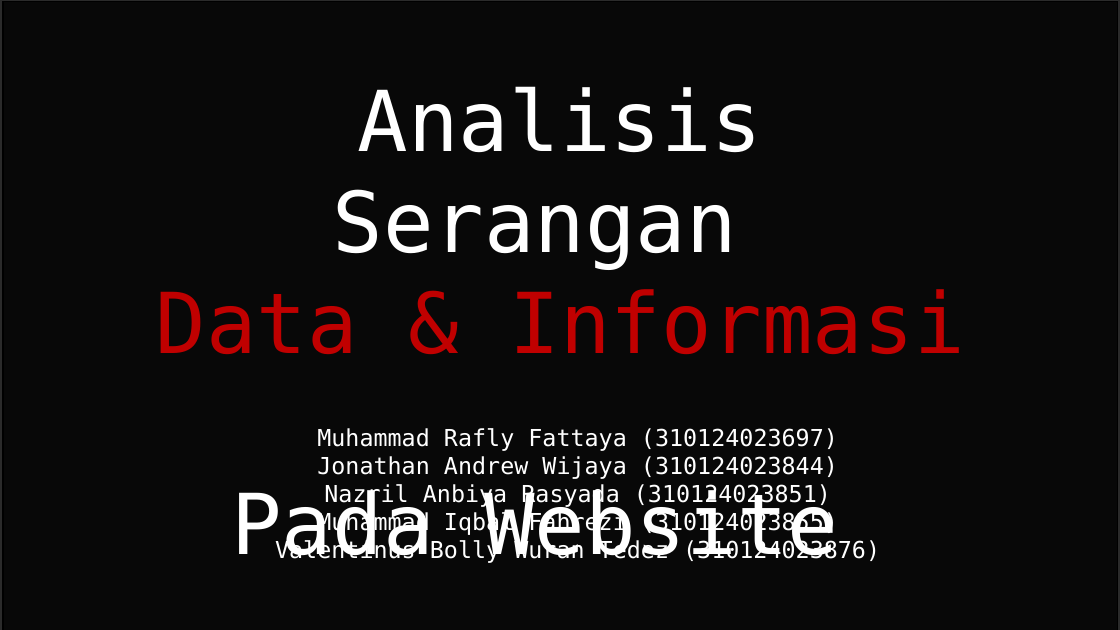
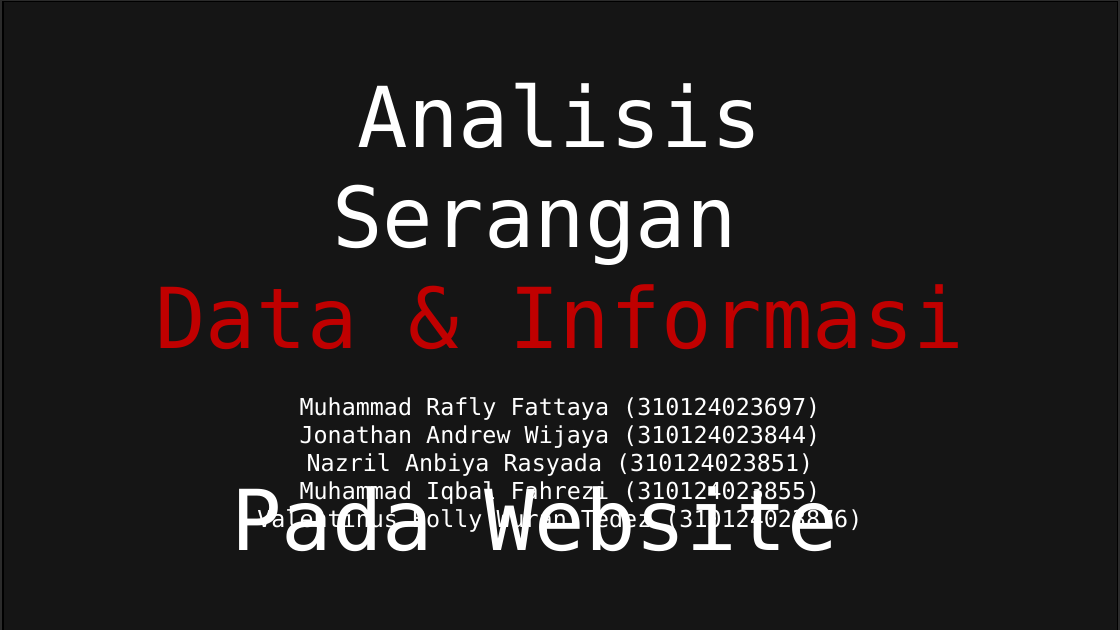
Before and after one commit to Fhreiz77/Watson-Scroll-Fesnuk-, a slide deck: slide 1 of John/PPT_Tugas_Serangan.pptx. Drawn at 1120x630 pixels with LibreOffice and Linux fonts; fonts in the diff are those of the drawing; background and template pictures are left out; a plain dark background stands for a picture behind light text. Boxes give left, top, right and bottom in pixels: in the first picture for what was removed or moved away, otherwise in the second. Text is boxed around its words. In the diff, an @@ line names an element or a change of style, - is before the commit and + after.

```diff
--- a/John/PPT_Tugas_Serangan.pptx
+++ b/John/PPT_Tugas_Serangan.pptx
@@ rectangle at (3, 2, 1117, 630): fill #000000 at 80% opacity to #000000 at 50% opacity @@
@@ text "Analisis Serangan Data & Informasi ..." rewrapped from (156, 86, 965, 563) to (155, 82, 964, 551) @@
@@ text "Muhammad Rafly Fattaya (310124023697)": place and size @@
-text "Muhammad Rafly Fattaya (310124023697)" at (275, 428, 880, 563)
+text "Muhammad Rafly Fattaya (310124023697)" at (257, 397, 862, 533)
```
Also in this commit, not shown: 1 other slide changed, 10 slides added, 3 other files.
